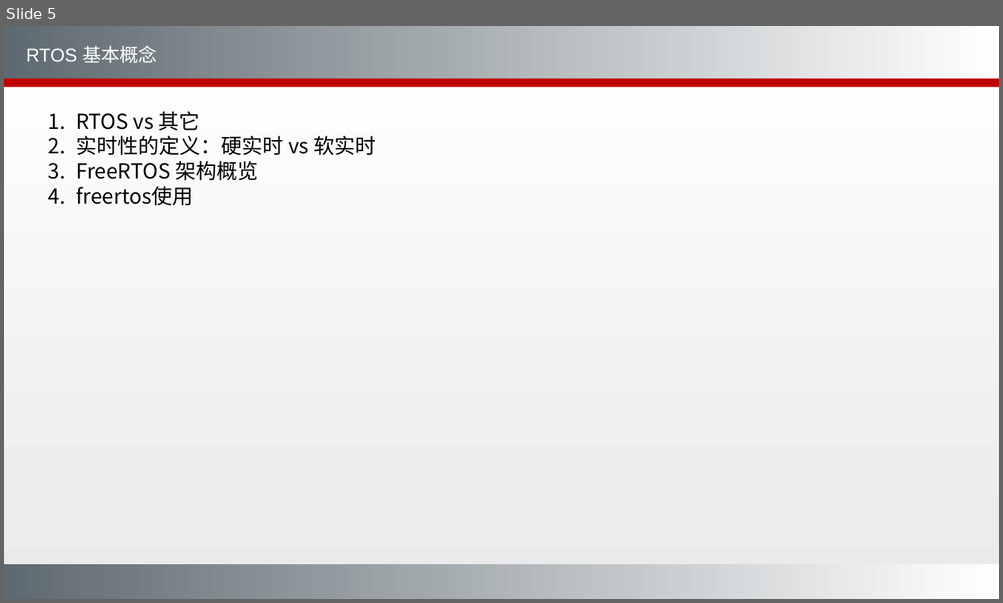
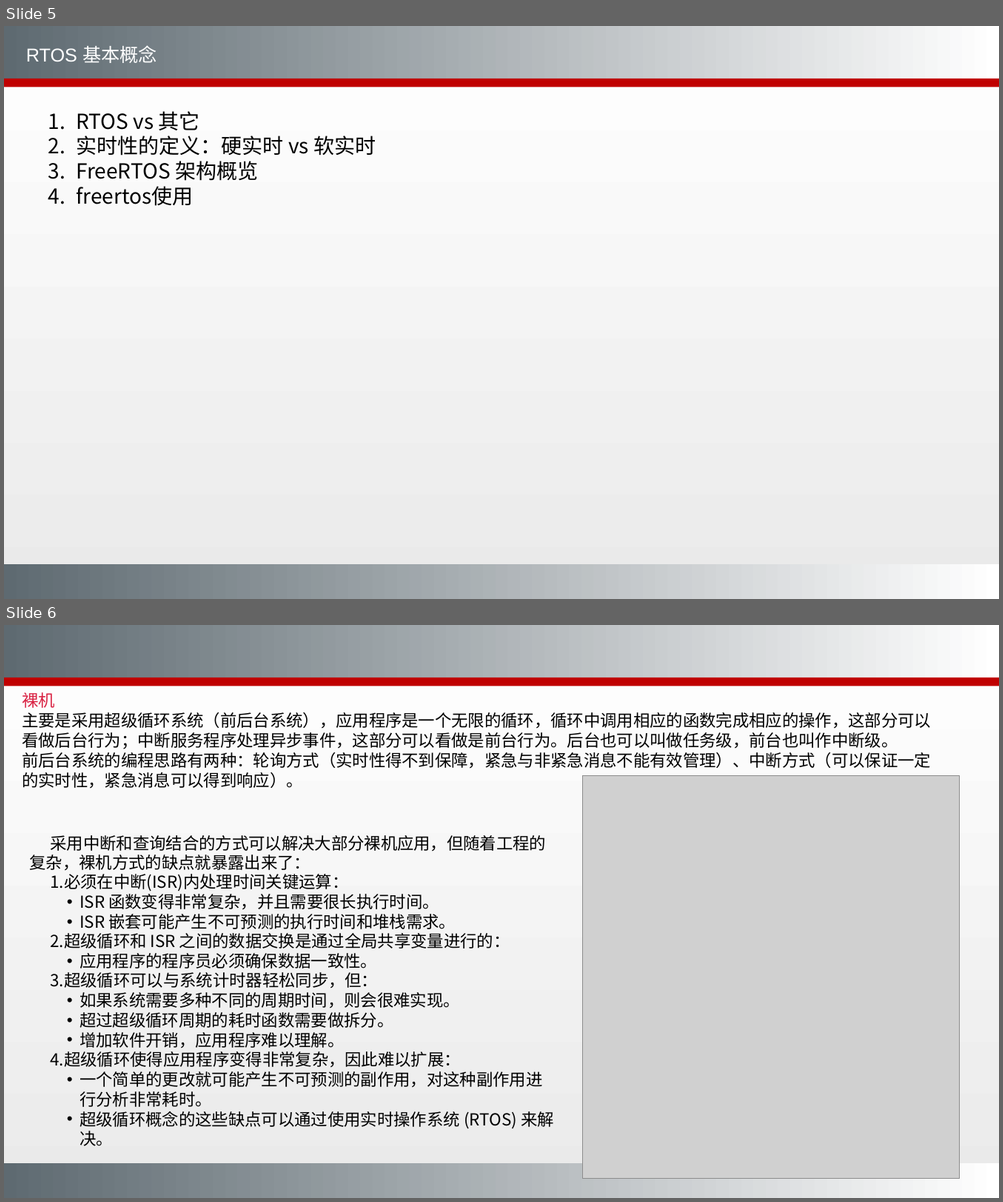
Before and after one commit to Dropboxcodedragon/Embedded, a slide deck: 4、FreeRTOS核心机制.pptx. Shown one above the other, each under a label of ours: slide 5 before the commit, slides 5 and 6 after it. The pictures are 1003x603 and 1003x1202 pixels, drawn with LibreOffice and Linux fonts; fonts in the diff are those of the drawing; grey boxes stand for pictures; background and template pictures are left out. Boxes give left, top, right and bottom in pixels: in the first picture for what was removed or moved away, otherwise in the second. Text is boxed around its words. In the diff, an @@ line names an element or a change of style, - is before the commit and + after.

```diff
--- a/4、FreeRTOS核心机制.pptx
+++ b/4、FreeRTOS核心机制.pptx
@@ slide 6 added at box(4, 625, 999, 1198), background gradient #EAEAEA to #FFFFFF; not listed: 5 template elements that a slide beside it also shows @@
@@ text added at box(22, 692, 930, 789), 16 pt, text #000000 @@
+裸机
+主要是采用超级循环系统（前后台系统），应用程序是一个无限的循环，循环中调用相应的函数完成相应的操作，这部分可以看做后台行为；中断服务程序处理异步事件，这部分可以看做是前台行为。后台也可以叫做任务级，前台也叫作中断级。
+前后台系统的编程思路有两种：轮询方式（实时性得不到保障，紧急与非紧急消息不能有效管理）、中断方式（可以保证一定的实时性，紧急消息可以得到响应）。
@@ picture added at box(582, 776, 959, 1179) @@
@@ text added at box(30, 835, 554, 1146), 16 pt, text #000000 @@
+采用中断和查询结合的方式可以解决大部分裸机应用，但随着工程的复杂，裸机方式的缺点就暴露出来了：
+1.必须在中断(ISR)内处理时间关键运算：
+  • ISR 函数变得非常复杂，并且需要很长执行时间。
+  • ISR 嵌套可能产生不可预测的执行时间和堆栈需求。
+2.超级循环和 ISR 之间的数据交换是通过全局共享变量进行的：
+  • 应用程序的程序员必须确保数据一致性。
+3.超级循环可以与系统计时器轻松同步，但：
+  • 如果系统需要多种不同的周期时间，则会很难实现。
+  • 超过超级循环周期的耗时函数需要做拆分。
+  • 增加软件开销，应用程序难以理解。
+4.超级循环使得应用程序变得非常复杂，因此难以扩展：
+  • 一个简单的更改就可能产生不可预测的副作用，对这种副作用进行分析非常耗时。
+  • 超级循环概念的这些缺点可以通过使用实时操作系统 (RTOS) 来解决。
```
Also in this commit, not shown: 8 slides changed, 2 other slides added, 1 slide removed, 8 other files.
